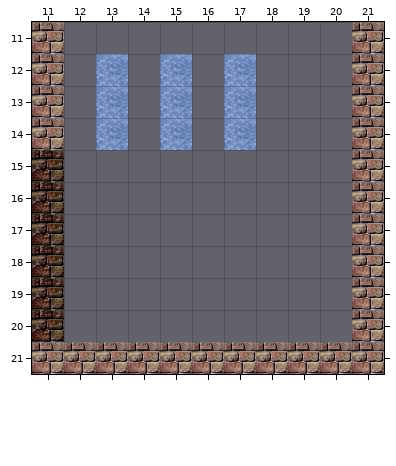
Tiled map (JSON) -- Clockwise/data/map/bottom-right.json. That is the earlier state.
Cells are 32x32 px. Shown: x 11..21, y 11..21.
Now the later version:
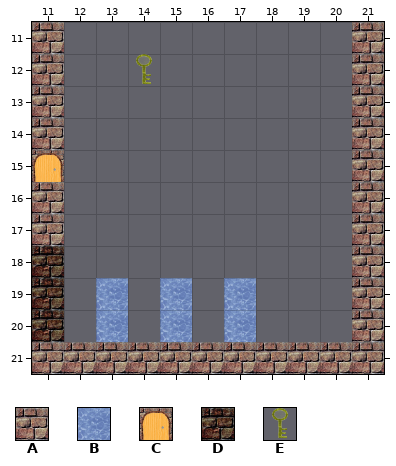
Key: from "tiles": A 0, B 1, C 2, D 4, E 9.
_ is an empty cell.
Tiles replaced or removed in this view: B, D.
The edit:
Changed rows in their new state; . is an unchanged cell.
Layer "Tile Layer 1":
first column x 11:
12 .._E_._
13 .._._._
14 .._._._
15 C......
16 A......
17 A......
19 ..B.B.B
20 ..B.B.B
Boxes around the changes in both pictures, in picture pixels (x1, y1, x2, y2):
changed: (96, 54, 192, 150)
removed: (224, 54, 256, 150)
changed: (32, 150, 64, 246)
added: (96, 278, 128, 342)
added: (160, 278, 192, 342)
added: (224, 278, 256, 342)
